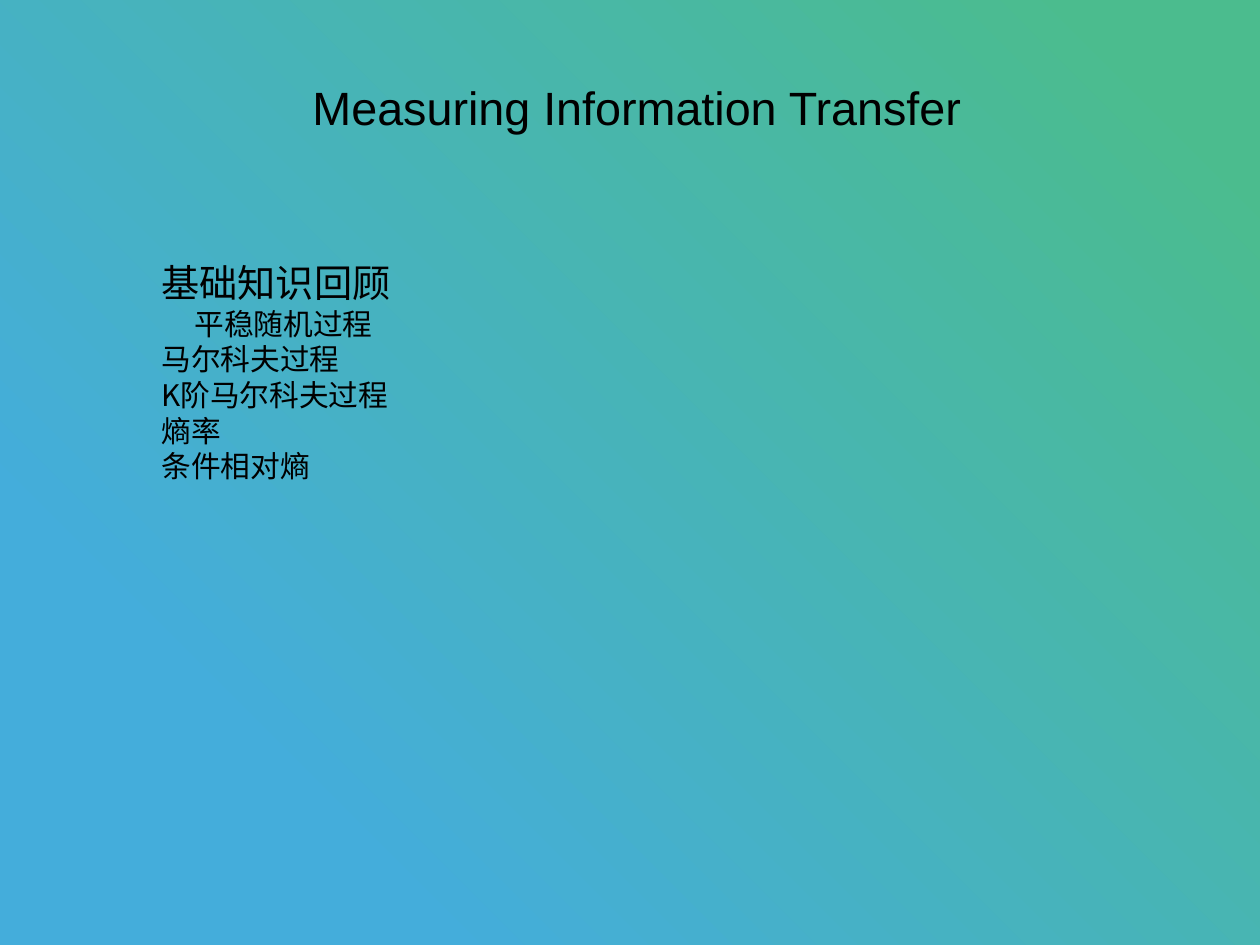
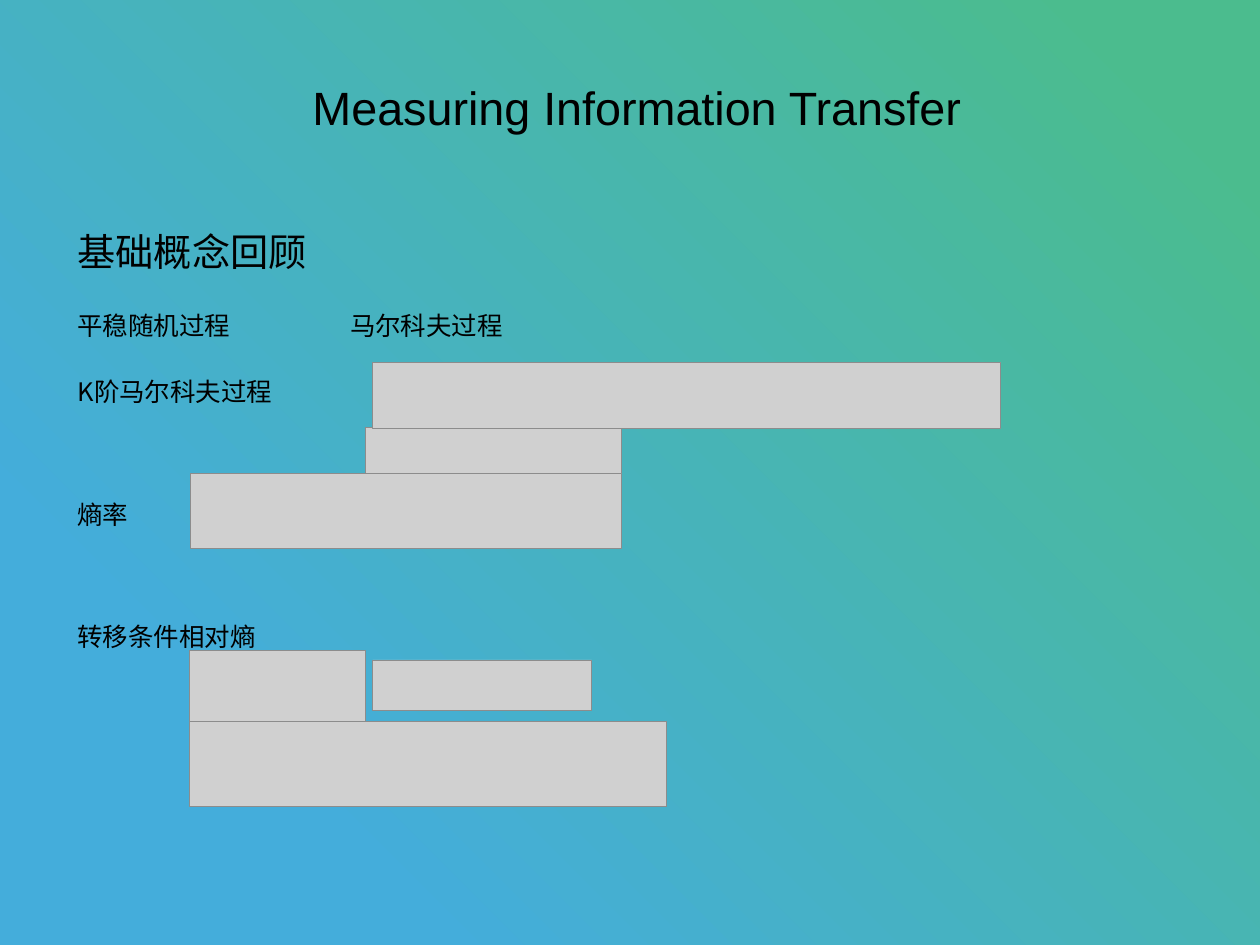
Before and after one commit to stan12138/daily, a slide deck: slide 6 of 转移熵.pptx (slide 5 before the commit). Drawn at 1260x945 pixels with LibreOffice and Linux fonts; fonts in the diff are those of the drawing; grey boxes stand for pictures. Boxes give left, top, right and bottom in pixels: in the first picture for what was removed or moved away, otherwise in the second. Text is boxed around its words. In the diff, an @@ line names an element or a change of style, - is before the commit and + after.

```diff
--- a/转移熵.pptx
+++ b/转移熵.pptx
@@ text "基础概念回顾": place and size @@
-text "基础概念回顾" at (161, 265, 390, 480)
+text "基础概念回顾" at (78, 233, 503, 653)
@@ text at (78, 233, 503, 337): text changed; size 28 to 24 pt @@
-基础知识回顾
-平稳随机过程
-马尔科夫过程
+基础概念回顾
+平稳随机过程 马尔科夫过程
@@ text at (78, 379, 273, 526): size 28 to 24 pt in "K阶马尔科夫过程", "熵率" @@
@@ picture added at (373, 362, 1001, 429) @@
@@ picture added at (365, 427, 622, 481) @@
@@ picture added at (190, 473, 621, 548) @@
@@ text at (78, 624, 256, 653): text changed; size 28 to 24 pt @@
-条件相对熵
+转移条件相对熵
+（转移熵）
@@ picture added at (190, 650, 365, 721) @@
@@ picture added at (373, 660, 592, 711) @@
@@ picture added at (190, 721, 667, 806) @@
```
Also in this commit, not shown: 7 other slides changed, 1 slide added, 5 slides removed, 2 other files.
